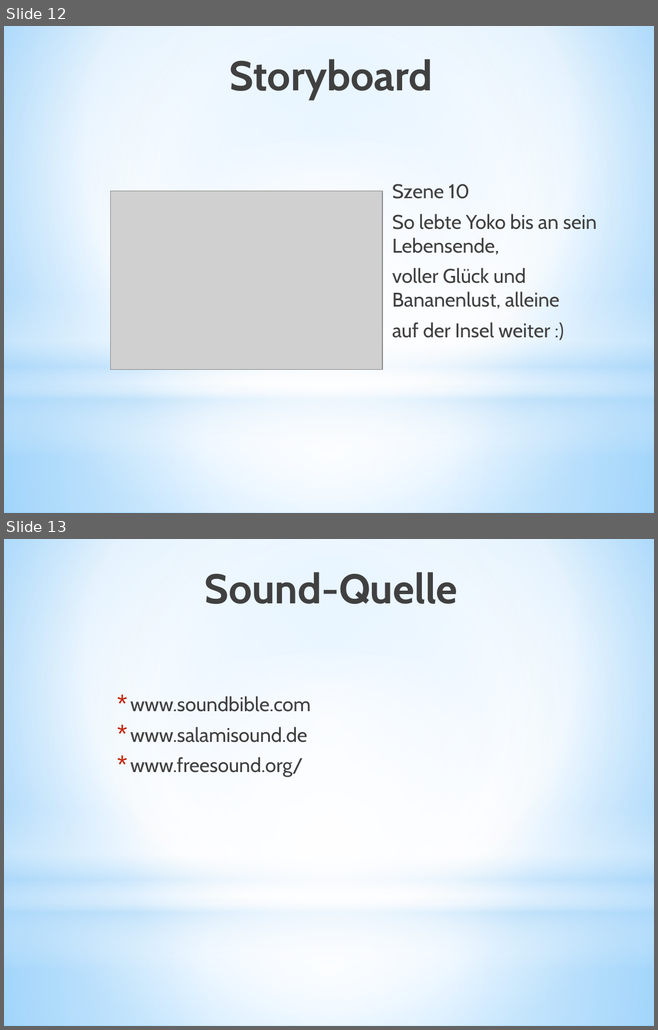
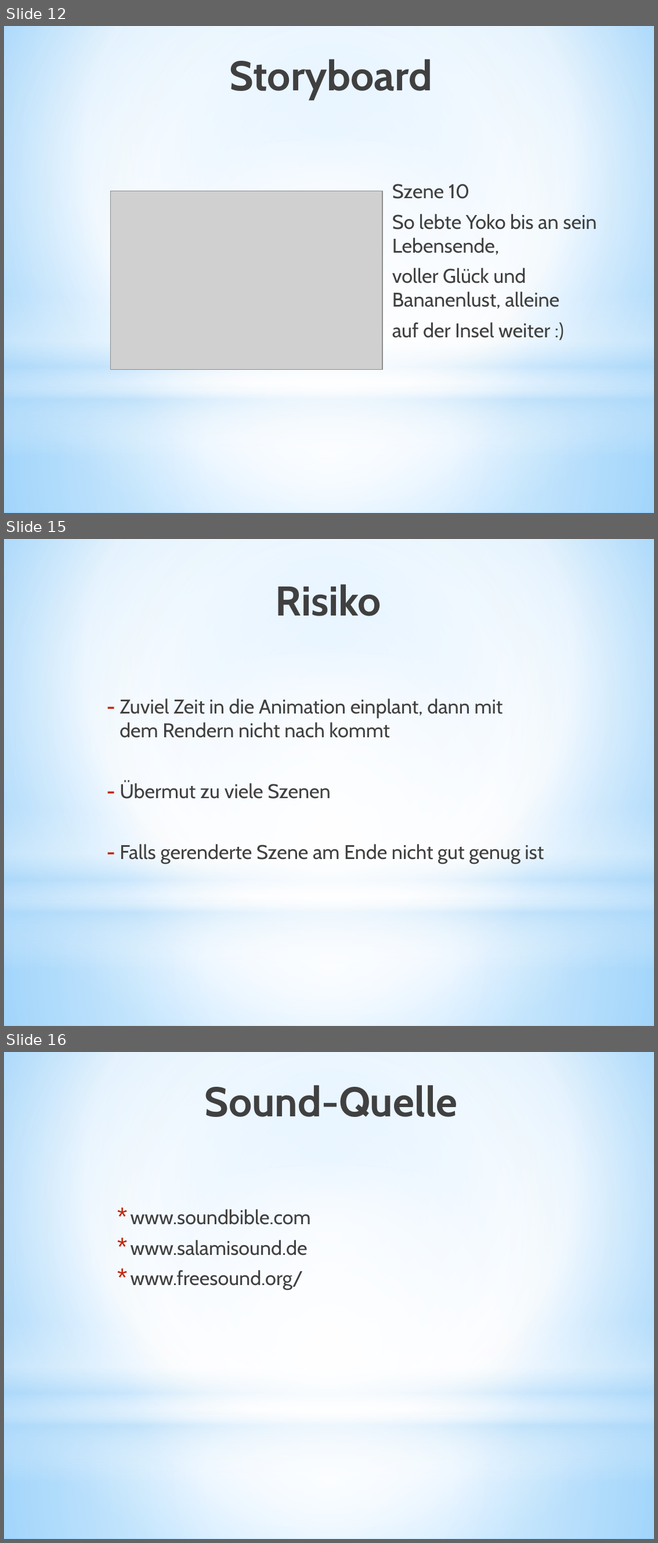
Before and after one commit to Mel-tem/51-MOE-3D, a slide deck: Präsentationen/01 Planungsphase/Planungspraesentation_MeltemOezkul_MOE_51.pptx. Shown one above the other, each under a label of ours: slides 12 and 13 before the commit, slides 12, 15 and 16 after it; the slides between them are not shown. The pictures are 658x1030 and 658x1543 pixels, drawn with LibreOffice and Linux fonts; fonts in the diff are those of the drawing; grey boxes stand for pictures. Boxes give left, top, right and bottom in pixels: in the first picture for what was removed or moved away, otherwise in the second. Text is boxed around its words. In the diff, an @@ line names an element or a change of style, - is before the commit and + after.

```diff
--- a/Präsentationen/01 Planungsphase/Planungspraesentation_MeltemOezkul_MOE_51.pptx
+++ b/Präsentationen/01 Planungsphase/Planungspraesentation_MeltemOezkul_MOE_51.pptx
@@ slide 15 added at (4,539,654,1026), background gradient #9ED5FF to #FFFFFF to #5BB9FF; not listed: 4 template elements that a slide beside it also shows @@
@@ title added at (275,584,381,616), 46 pt, text gradient #000000 to #404040 to #212745, bold @@
+Risiko
@@ text added at (119,699,543,864), 22 pt, text #404040 @@
+– Zuviel Zeit in die Animation einplant, dann mit dem Rendern nicht nach kommt
+– Übermut zu viele Szenen
+– Falls gerenderte Szene am Ende nicht gut genug ist
@@ what was slide 13 is now slide 16 @@
```
Also in this commit, not shown: 1 slide changed, 2 other slides added, 16 other files.
